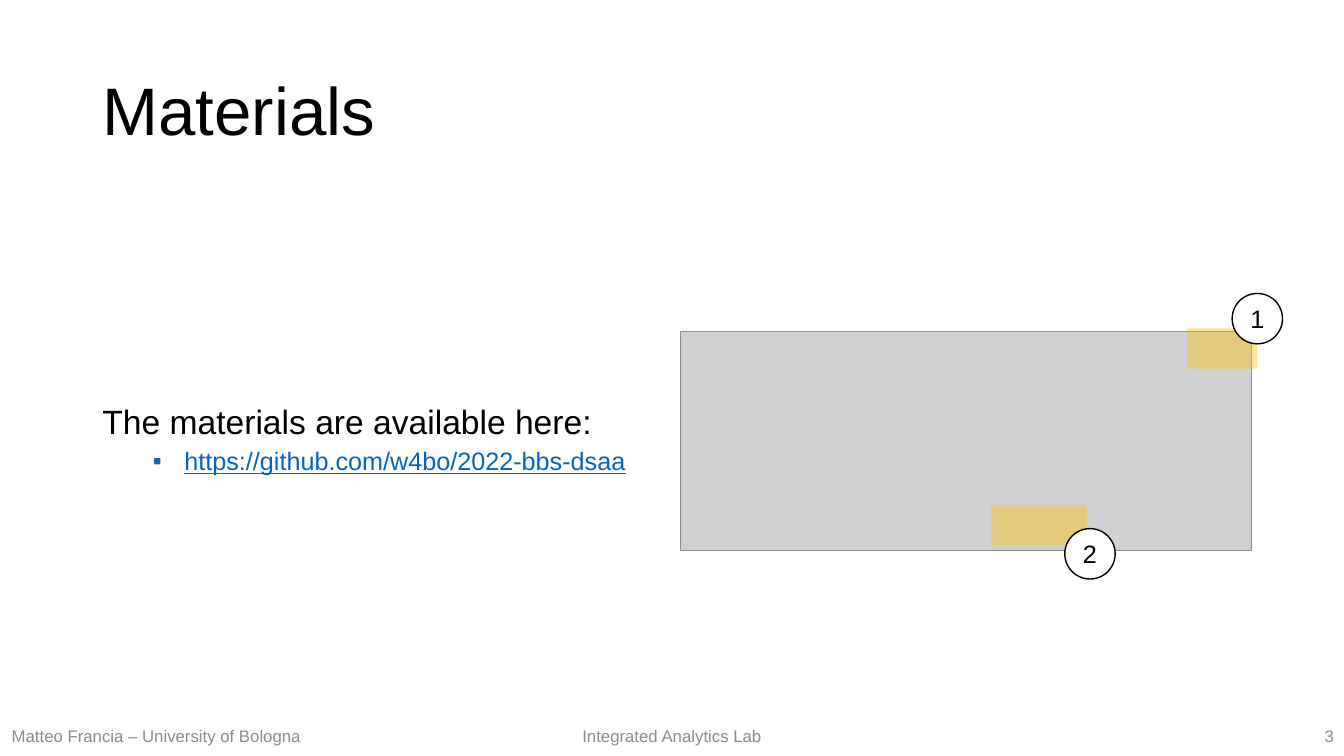
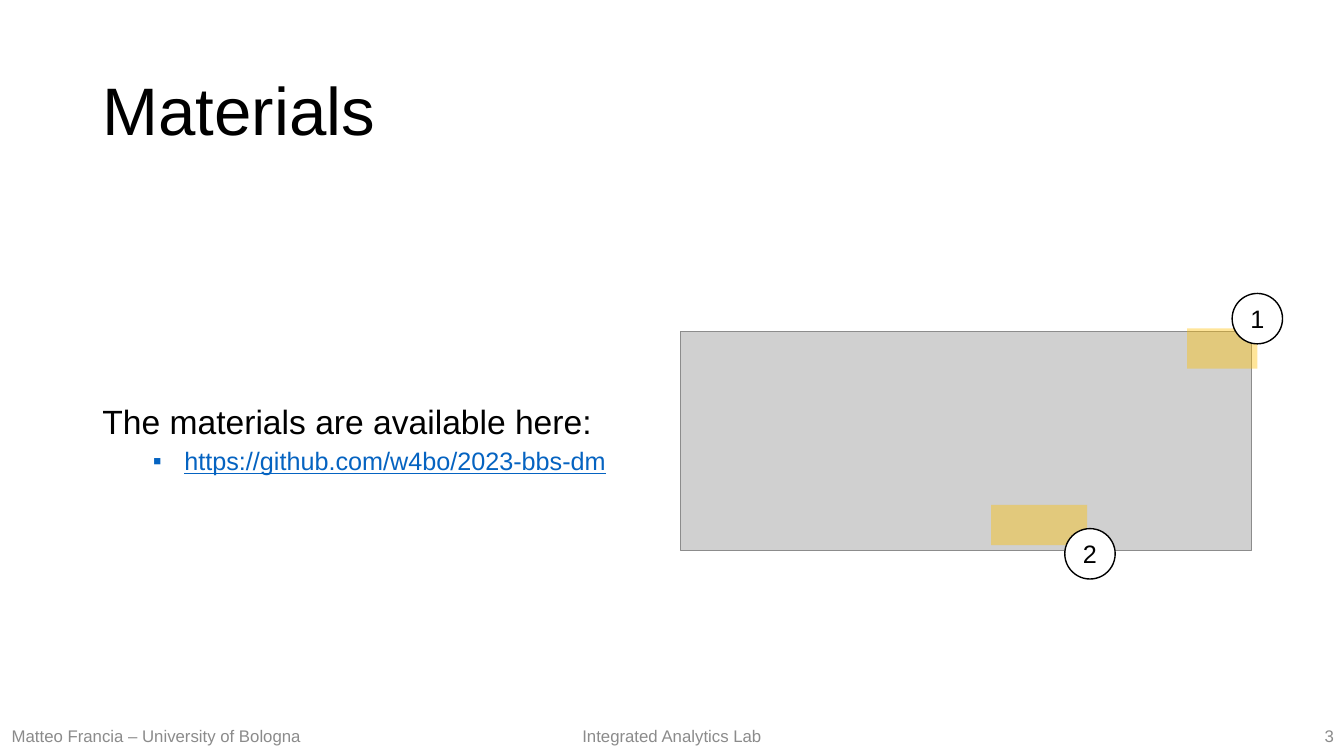
Before and after one commit to w4bo/teaching-handsondatapipelines, a slide deck: slide 3 of materials/00-Intro.pptx. Drawn at 1344x756 pixels with LibreOffice and Linux fonts; fonts in the diff are those of the drawing; grey boxes stand for pictures. Boxes give left, top, right and bottom in pixels: in the first picture for what was removed or moved away, otherwise in the second. Text is boxed around its words. In the diff, an @@ line names an element or a change of style, - is before the commit and + after.

```diff
--- a/materials/00-Intro.pptx
+++ b/materials/00-Intro.pptx
@@ text at [184,451,605,476]: text changed @@
-  ▪ https://github.com/w4bo/2022-bbs-dsaa
+  ▪ https://github.com/w4bo/2023-bbs-dm
```
Also in this commit, not shown: 5 other slides changed.
